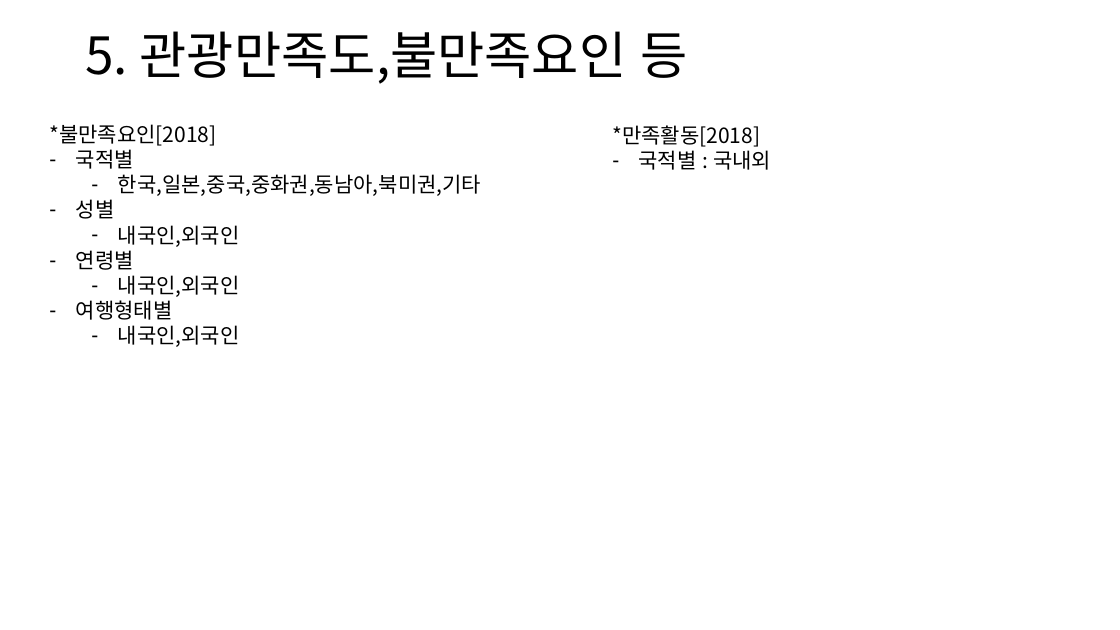
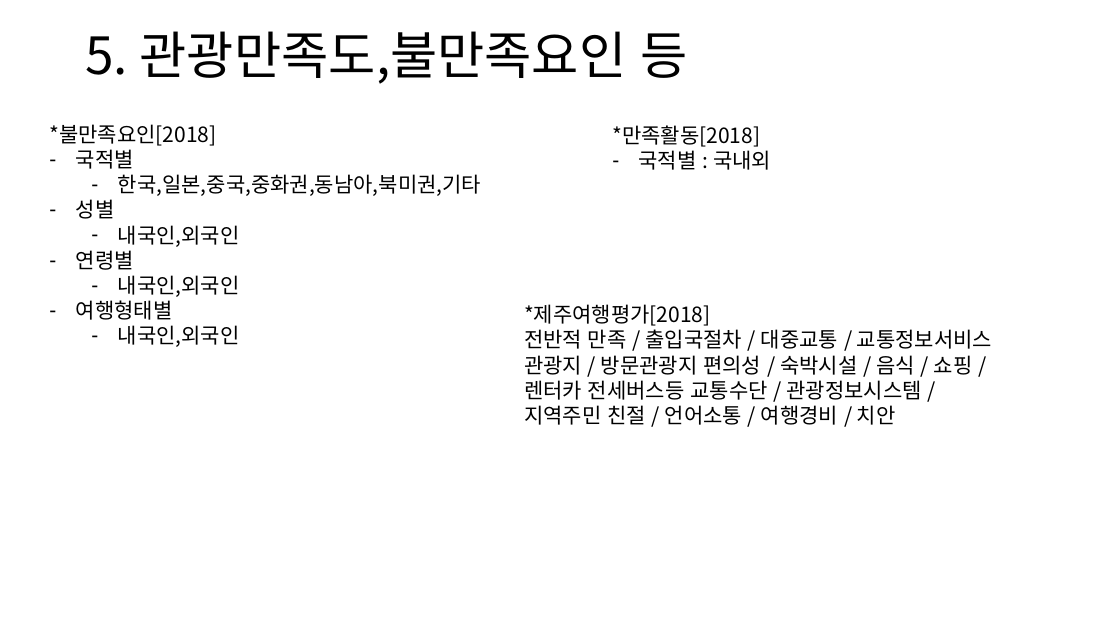
Before and after one commit to so-jeong0127/6-project, a slide deck: slide 25 of data/r 그래프.pptx (slide 23 before the commit). Drawn at 1120x630 pixels with LibreOffice and Linux fonts; fonts in the diff are those of the drawing. Boxes give left, top, right and bottom in pixels: in the first picture for what was removed or moved away, otherwise in the second. Text is boxed around its words. In the diff, an @@ line names an element or a change of style, - is before the commit and + after.

```diff
--- a/data/r 그래프.pptx
+++ b/data/r 그래프.pptx
@@ text added at (524, 304, 992, 425), 18 pt, text #000000 @@
+*제주여행평가[2018]
+전반적 만족 / 출입국절차 / 대중교통 / 교통정보서비스
+관광지 / 방문관광지 편의성 / 숙박시설 / 음식 / 쇼핑 /
+렌터카 전세버스등 교통수단 / 관광정보시스템 /
+지역주민 친절 / 언어소통 / 여행경비 / 치안
```
Also in this commit, not shown: 1 other slide changed, 2 slides added, 15 other files.
